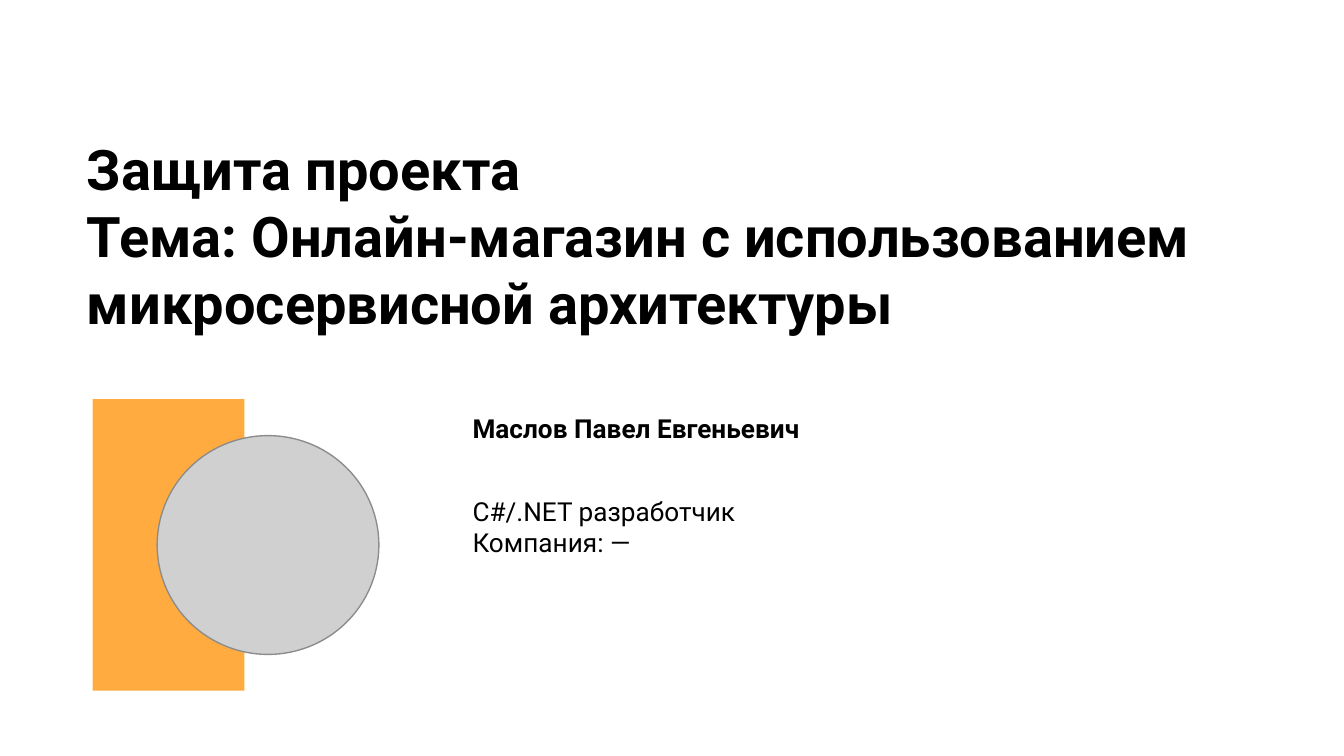
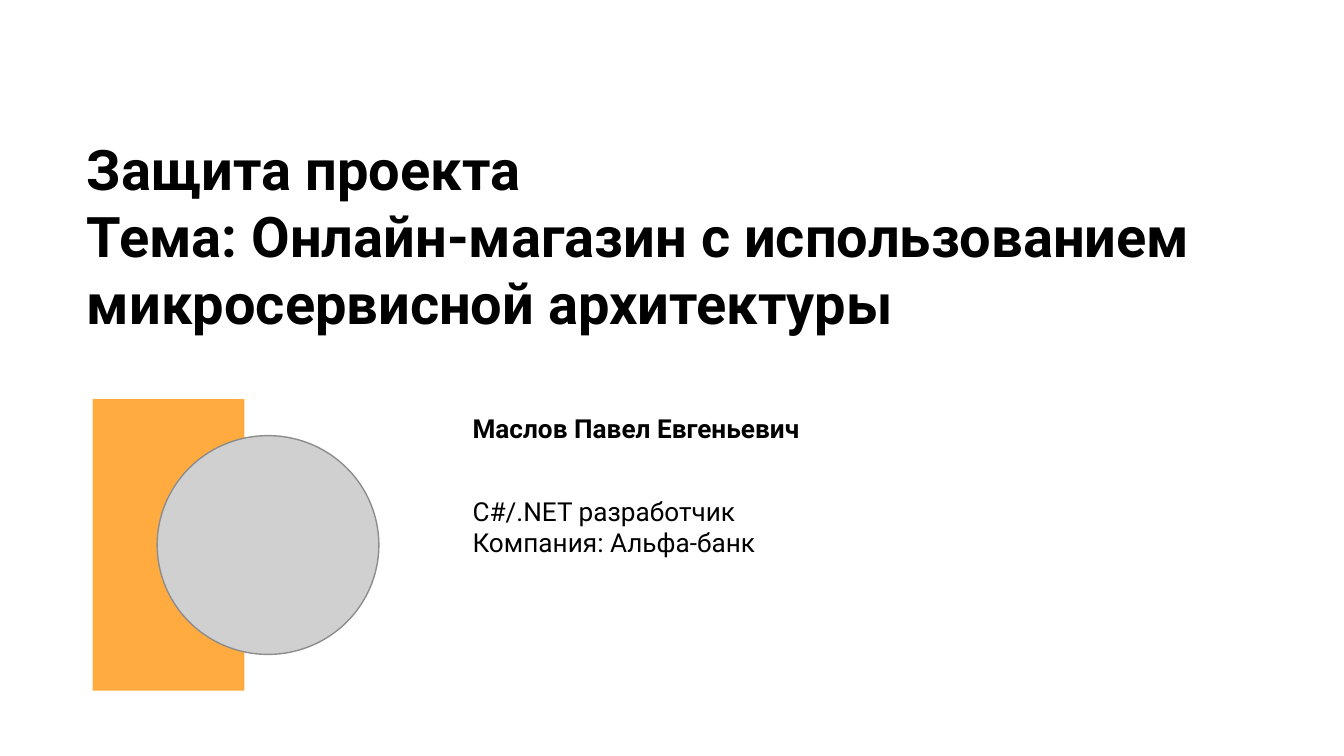
Before and after one commit to 1Mapa1/otus, a slide deck: slide 3 of Проектная работа/Презентация/Онлайн-магазин с использованием микросервисной архитектуры.pptx. Drawn at 1344x756 pixels with LibreOffice and Linux fonts; fonts in the diff are those of the drawing; grey boxes stand for pictures; background and template pictures are left out. Boxes give left, top, right and bottom in pixels: in the first picture for what was removed or moved away, otherwise in the second. Text is boxed around its words. In the diff, an @@ line names an element or a change of style, - is before the commit and + after.

```diff
--- a/Проектная работа/Презентация/Онлайн-магазин с использованием микросервисной архитектуры.pptx
+++ b/Проектная работа/Презентация/Онлайн-магазин с использованием микросервисной архитектуры.pptx
@@ text at (473, 532, 755, 558): text changed @@
-Компания: —
+Компания: Альфа-банк
```
Also in this commit, not shown: 4 other slides changed, 1 slide removed, 8 other files.
